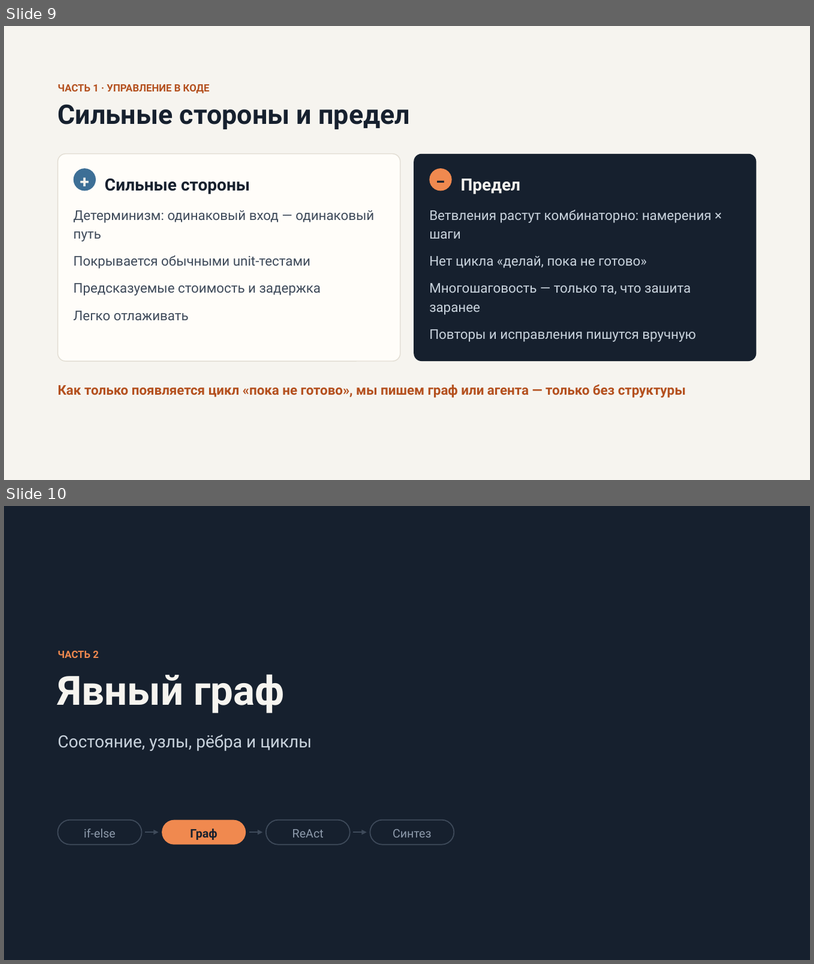
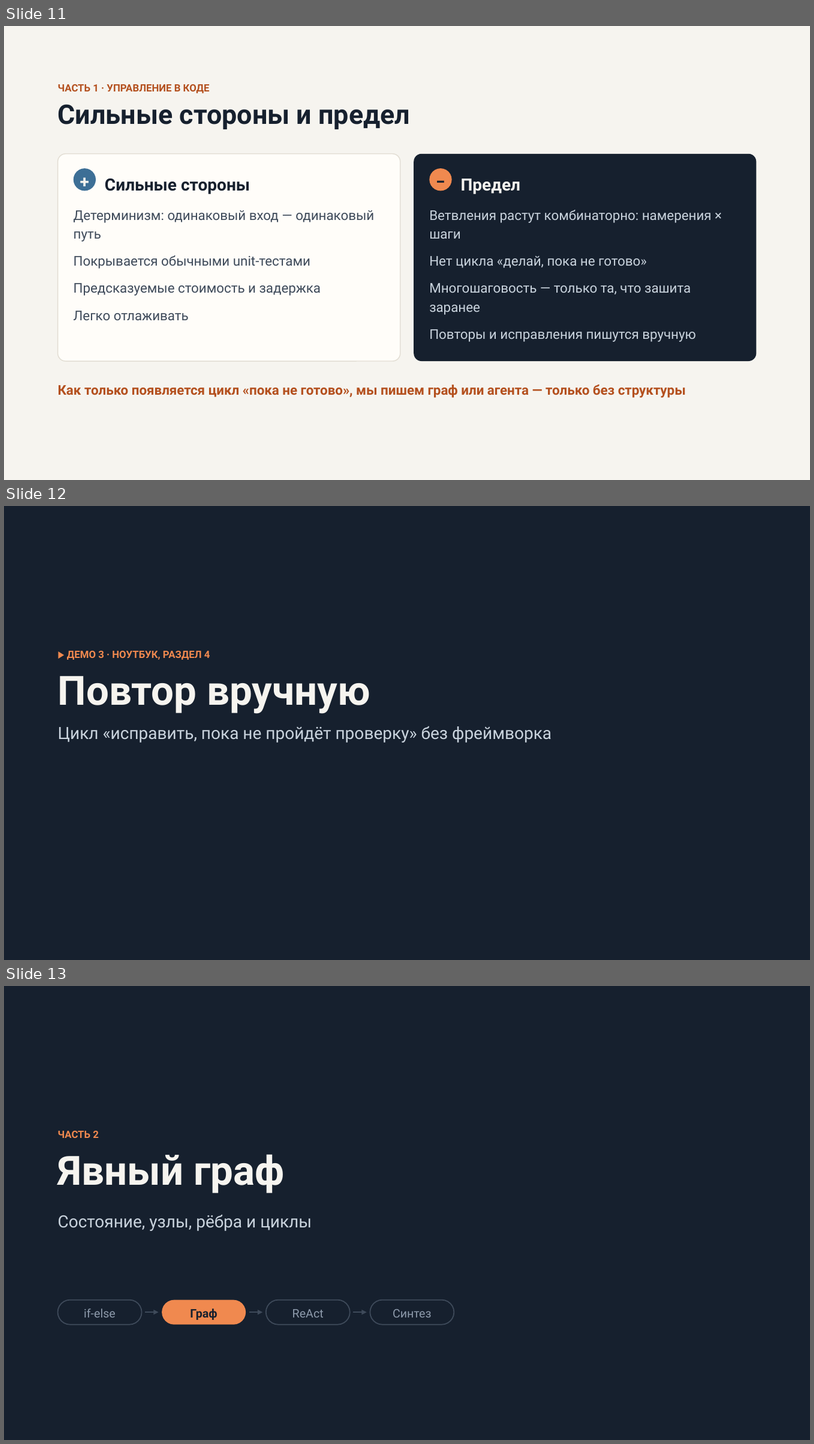
Before and after one commit to chernyatiev/llm_apps_course, a slide deck: lesson_4/Управление потоком исполнения LLM приложения.pptx. Shown one above the other, each under a label of ours: slides 9 and 10 before the commit, slides 11, 12 and 13 after it. The pictures are 814x964 and 814x1444 pixels, drawn with LibreOffice and Linux fonts; fonts in the diff are those of the drawing. Boxes give left, top, right and bottom in pixels: in the first picture for what was removed or moved away, otherwise in the second. Text is boxed around its words. In the diff, an @@ line names an element or a change of style, - is before the commit and + after.

```diff
--- a/lesson_4/Управление потоком исполнения LLM приложения.pptx
+++ b/lesson_4/Управление потоком исполнения LLM приложения.pptx
@@ slide 12 added at (4, 506, 810, 960), background #16202E @@
@@ text added at (67, 651, 210, 660), 12 pt, text #F0894F, bold @@
+▶ ДЕМО 3 · НОУТБУК, РАЗДЕЛ 4
@@ text added at (58, 676, 371, 714), 48 pt, text #F6F4EF, bold @@
+Повтор вручную
@@ text added at (58, 726, 552, 742), 20 pt, text #C9D3DD @@
+Цикл «исправить, пока не пройдёт проверку» без фреймворка
@@ what was slide 9 is now slide 11 @@
@@ what was slide 10 is now slide 13 @@
```
Also in this commit, not shown: 6 other slides added, 3 other files.
